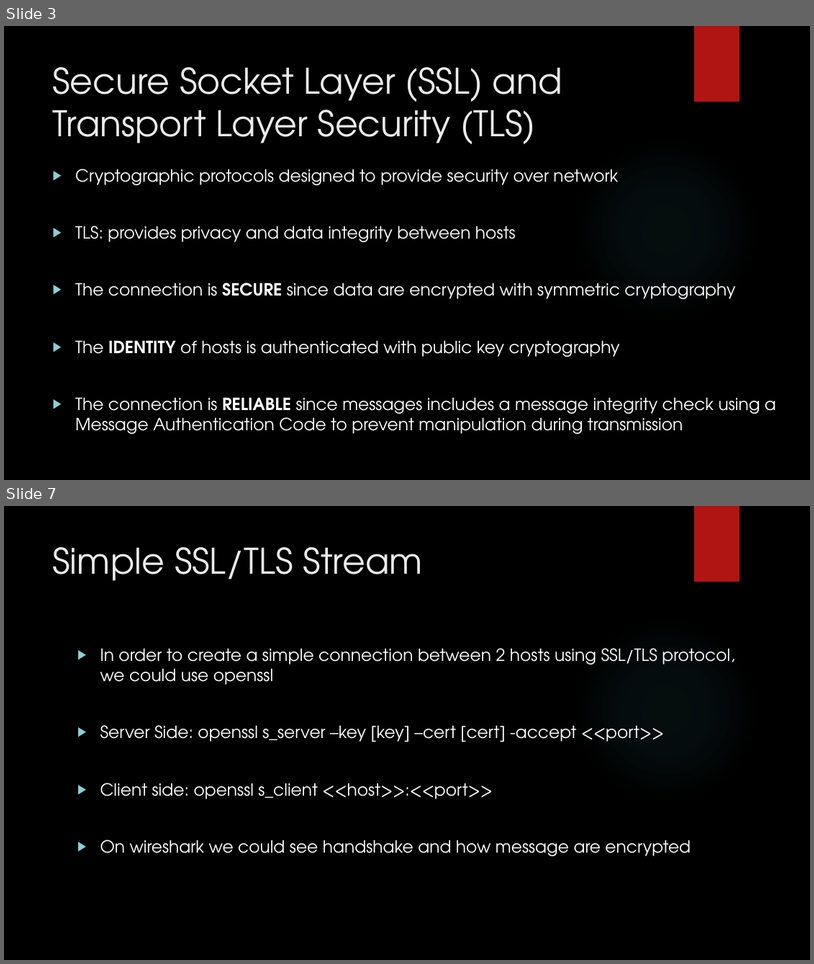
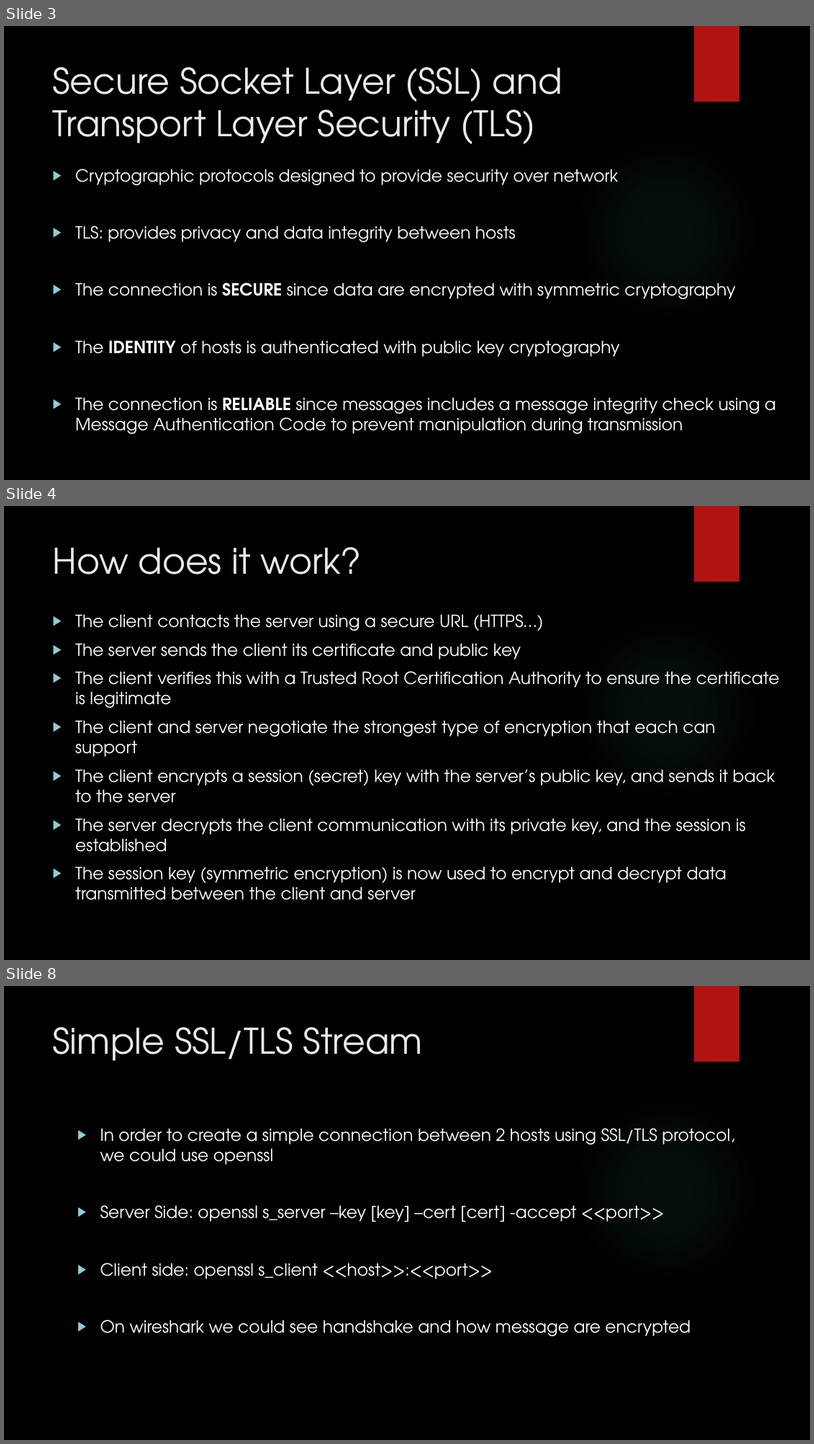
Before and after one commit to DeMaCS-UNICAL/NetworkSecurity, a slide deck: esercitazioni/Laboratory_22-23/Session_3/Lab_03_Slides.pptx. Shown one above the other, each under a label of ours: slides 3 and 7 before the commit, slides 3, 4 and 8 after it; the slides between them are not shown. The pictures are 814x964 and 814x1444 pixels, drawn with LibreOffice and Linux fonts; fonts in the diff are those of the drawing; background and template pictures are left out. Boxes give left, top, right and bottom in pixels: in the first picture for what was removed or moved away, otherwise in the second. Text is boxed around its words. In the diff, an @@ line names an element or a change of style, - is before the commit and + after.

```diff
--- a/esercitazioni/Laboratory_22-23/Session_3/Lab_03_Slides.pptx
+++ b/esercitazioni/Laboratory_22-23/Session_3/Lab_03_Slides.pptx
@@ slide 4 added at (4,506,810,960), background picture (left out); not listed: 2 template elements that a slide beside it also shows @@
@@ text added at (53,547,362,574), 42 pt, text #EBEBEB @@
+How does it work?
@@ text added at (75,614,780,900), 20 pt, text #FFFFFF @@
+▶ The client contacts the server using a secure URL (HTTPS…)
+▶ The server sends the client its certificate and public key
+▶ The client verifies this with a Trusted Root Certification Authority to ensure the certificate is legitimate
+▶ The client and server negotiate the strongest type of encryption that each can support
+▶ The client encrypts a session (secret) key with the server’s public key, and sends it back to the server
+▶ The server decrypts the client communication with its private key, and the session is established
+▶ The session key (symmetric encryption) is now used to encrypt and decrypt data transmitted between the client and server
@@ what was slide 7 is now slide 8 @@
```
Also in this commit, not shown: 3 slides changed, 1 other file.
